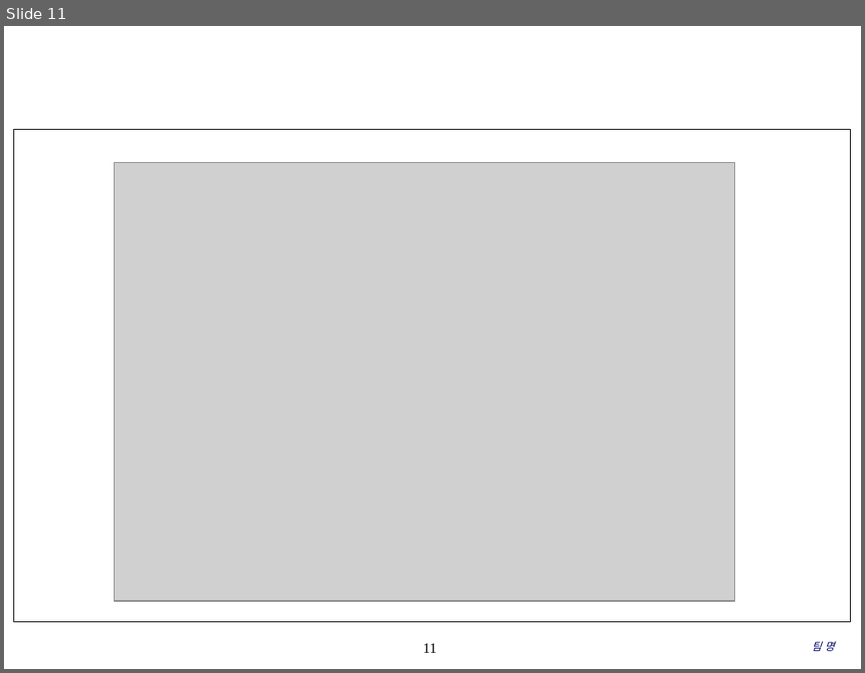
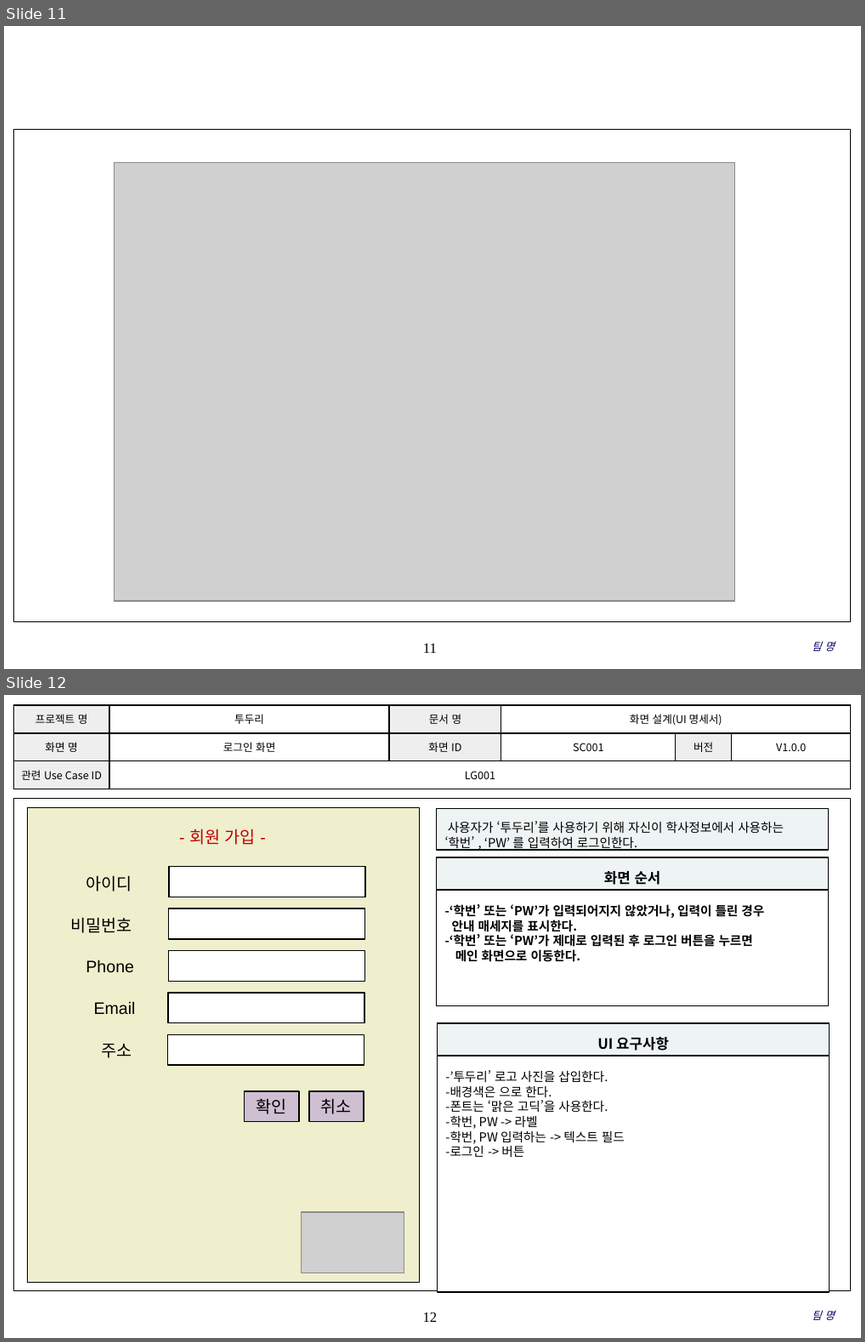
Before and after one commit to coskdms/SE2017_10_TenoutofTen, a slide deck: doc/3_ 설계서/UI Design Template.pptx. Shown one above the other, each under a label of ours: slide 11 before the commit, slides 11 and 12 after it. The pictures are 865x673 and 865x1342 pixels, drawn with LibreOffice and Linux fonts; fonts in the diff are those of the drawing; grey boxes stand for pictures; background and template pictures are left out. Boxes give left, top, right and bottom in pixels: in the first picture for what was removed or moved away, otherwise in the second. Text is boxed around its words. In the diff, an @@ line names an element or a change of style, - is before the commit and + after.

Commit message:
#856 새기능 신규 보통 2017.05.17 UI 디자인 설계서를 작성하였습니다. 이미지는 최종적으로 제작하여 삽입할 예정입니다.

```diff
--- a/doc/3_ 설계서/UI Design Template.pptx
+++ b/doc/3_ 설계서/UI Design Template.pptx
@@ slide 12 added at (4,695,861,1338), background #FFFFFF; not listed: 2 template elements that a slide beside it also shows @@
@@ table added at (13,705,850,789), 3 rows, 6 columns @@
+프로젝트 명 | 투두리 | 문서 명 | 화면 설계(UI 명세서) |  | 
+화면 명 | 로그인 화면 | 화면 ID | SC001 | 버전 | V1.0.0
+관련 Use Case ID | LG001 |  |  |  | 
@@ rectangle added at (437,808,829,849), fill #EEF4F4, outline #000000 1 pt, 10.5 pt, text #000000 @@
+사용자가 ‘투두리’를 사용하기 위해 자신이 학사정보에서 사용하는
+‘학번’ , ‘PW’ 를 입력하여 로그인한다.
@@ rectangle added at (437,857,829,890), fill #EEF4F4, outline #000000 1 pt, 12 pt, text #000000, bold @@
+화면 순서
@@ rectangle added at (437,890,829,1005), fill #FFFFFF, outline #000000 1 pt, 10.5 pt, text #000000, bold @@
+-‘학번’ 또는 ‘PW’가 입력되어지지 않았거나, 입력이 틀린 경우
+안내 매세지를 표시한다.
+-‘학번’ 또는 ‘PW’가 제대로 입력된 후 로그인 버튼을 누르면
+메인 화면으로 이동한다.
@@ rectangle added at (438,1023,830,1055), fill #EEF4F4, outline #000000 1 pt, 12 pt, text #000000, bold @@
+UI 요구사항
@@ rectangle added at (438,1055,830,1293), fill #FFFFFF, outline #000000 1 pt, 10.5 pt, text #000000 @@
+-’투두리’ 로고 사진을 삽입한다.
+-배경색은 으로 한다.
+-폰트는 ‘맑은 고딕’을 사용한다.
+-학번, PW -> 라벨
+-학번, PW 입력하는 -> 텍스트 필드
+-로그인 -> 버튼
@@ group added at (27,808,420,1281): 8 rectangles, 6 texts, 1 picture @@
+확인
+- 회원 가입 -
+아이디
+비밀번호
+Phone
+Email
+주소
+취소
@@ text added at (812,1310,834,1320), 9 pt, text #000066, italic @@
+팀 명
```
Also in this commit, not shown: 1 slide changed, 13 other slides added.
